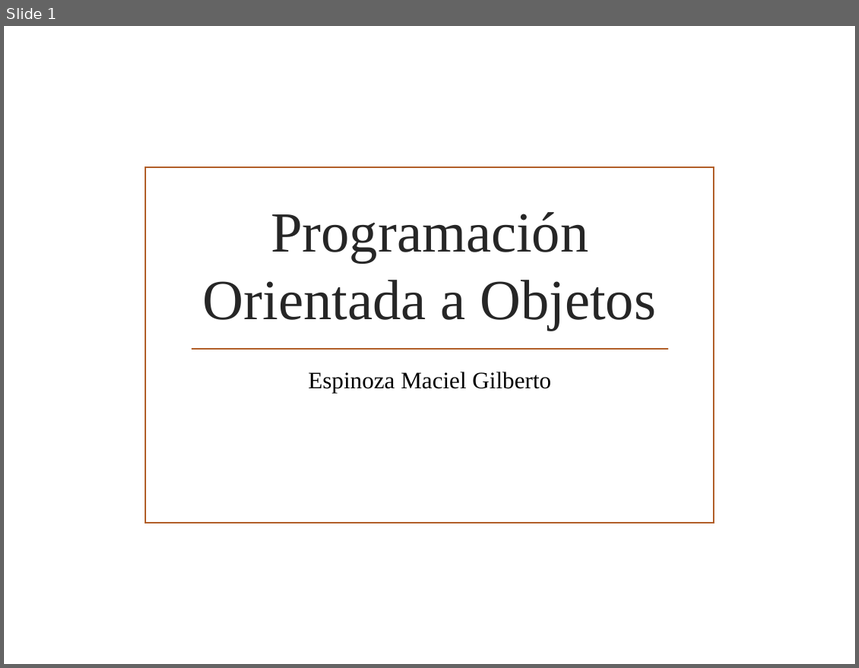
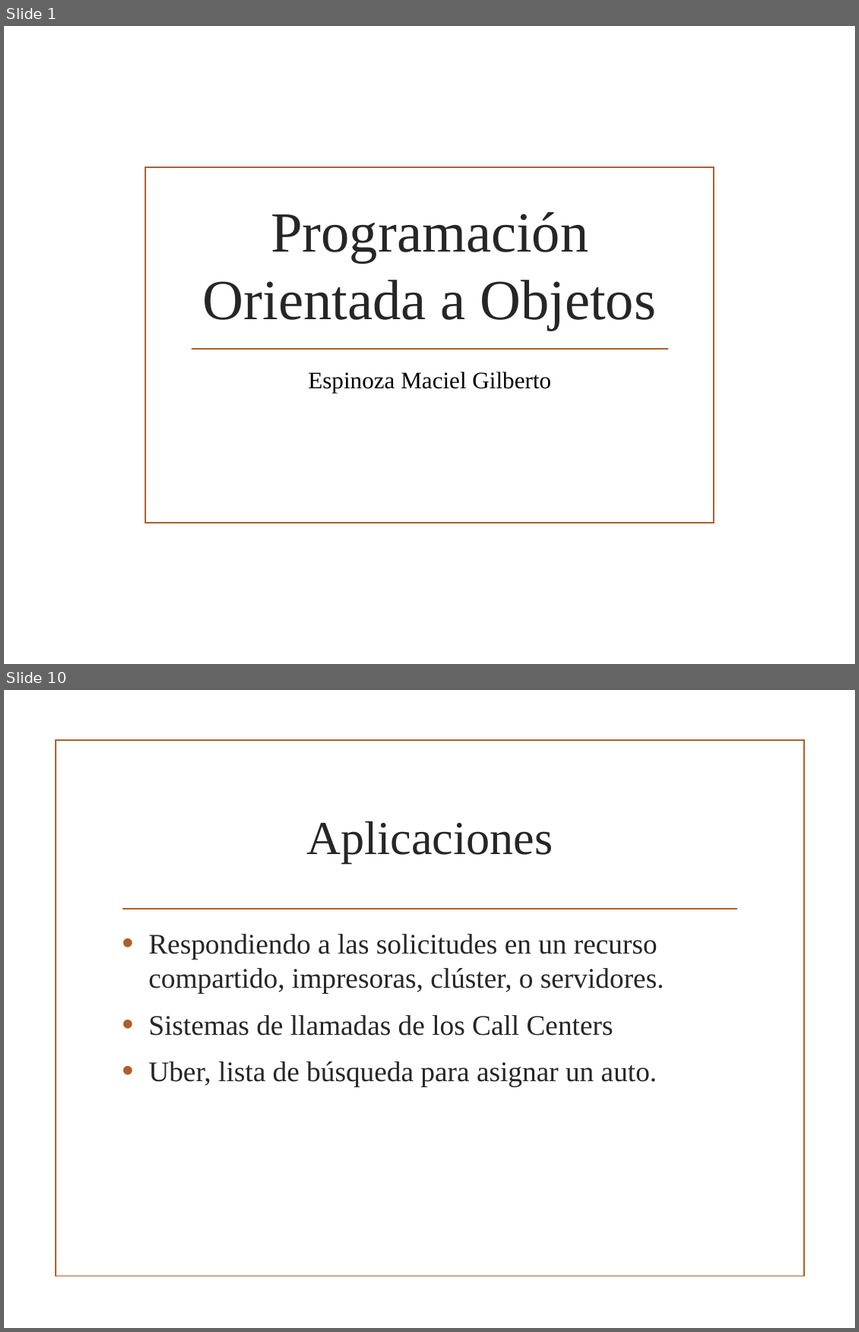
Before and after one commit to gilbertoesp/EstructurasDeDatos, a slide deck: Expos/Espinoza_ProgramaciónOrientadaObjetos.pptx. Shown one above the other, each under a label of ours: slide 1 before the commit, slides 1 and 10 after it; the slides between them are not shown. The pictures are 859x668 and 859x1332 pixels, drawn with LibreOffice and Linux fonts; fonts in the diff are those of the drawing; background and template pictures are left out. Boxes give left, top, right and bottom in pixels: in the first picture for what was removed or moved away, otherwise in the second. Text is boxed around its words. In the diff, an @@ line names an element or a change of style, - is before the commit and + after.

```diff
--- a/Expos/Espinoza_ProgramaciónOrientadaObjetos.pptx
+++ b/Expos/Espinoza_ProgramaciónOrientadaObjetos.pptx
@@ slide 10 added at <box>4,690,855,1328</box>, background picture (left out) @@
@@ rectangle added at <box>56,740,804,1277</box>, outline #B15E28 1.25 pt @@
@@ title added at <box>306,821,553,863</box>, 40 pt, text #262626 @@
+Aplicaciones
@@ line added from (123, 910) to (737, 910), #B15E28 1.25 pt @@
@@ text added at <box>148,934,664,1087</box>, 24 pt, text #262626 @@
+• Respondiendo a las solicitudes en un recurso compartido, impresoras, clúster, o servidores.
+• Sistemas de llamadas de los Call Centers
+• Uber, lista de búsqueda para asignar un auto.
```
Also in this commit, not shown: 8 other slides added, 7 other files.
